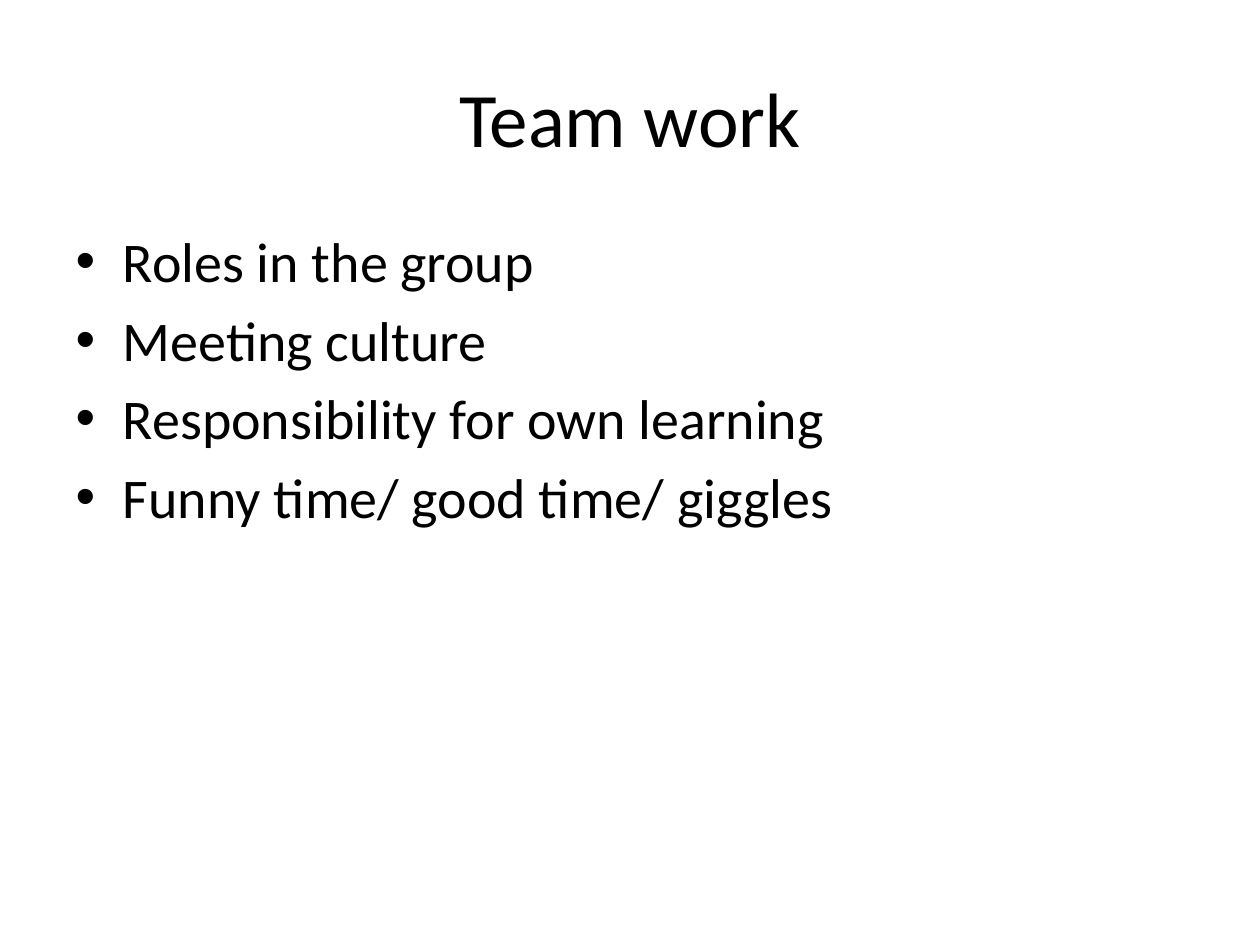
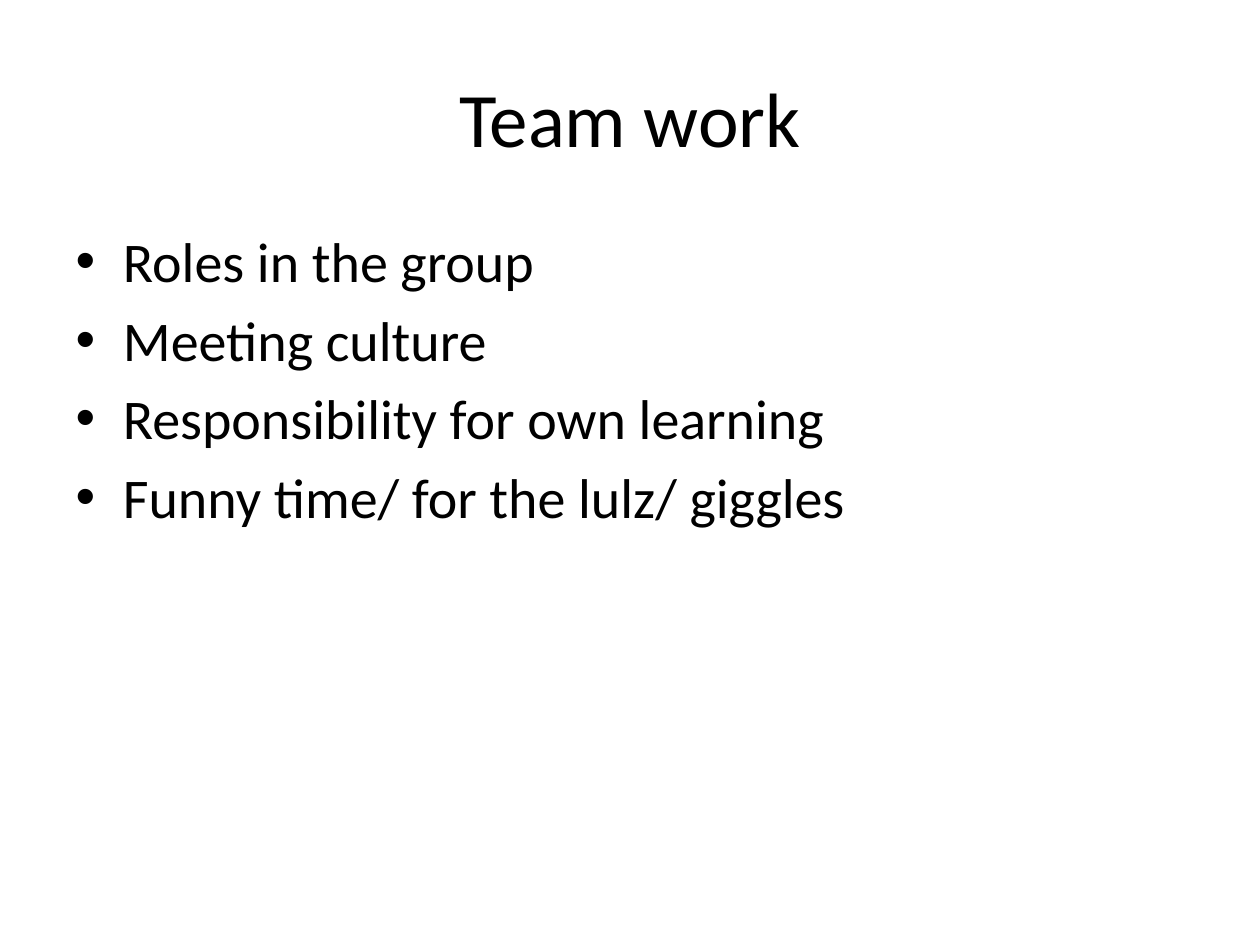
Before and after one commit to montelongoj/p2-b130-aau-2011, a slide deck: slide 10 of PP for status.pptx. Drawn at 1260x945 pixels with LibreOffice and Linux fonts; fonts in the diff are those of the drawing. Boxes give left, top, right and bottom in pixels: in the first picture for what was removed or moved away, otherwise in the second. Text is boxed around its words. In the diff, an @@ line names an element or a change of style, - is before the commit and + after.

```diff
--- a/PP for status.pptx
+++ b/PP for status.pptx
@@ text at (123,479,845,528): text changed @@
-• Funny time/ good time/ giggles
+• Funny time/ for the lulz/ giggles
```
